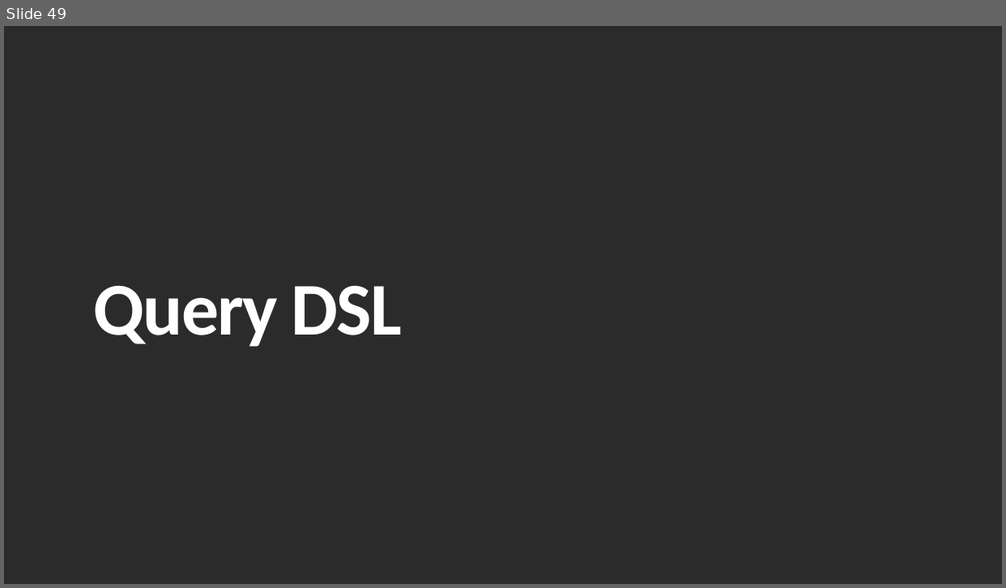
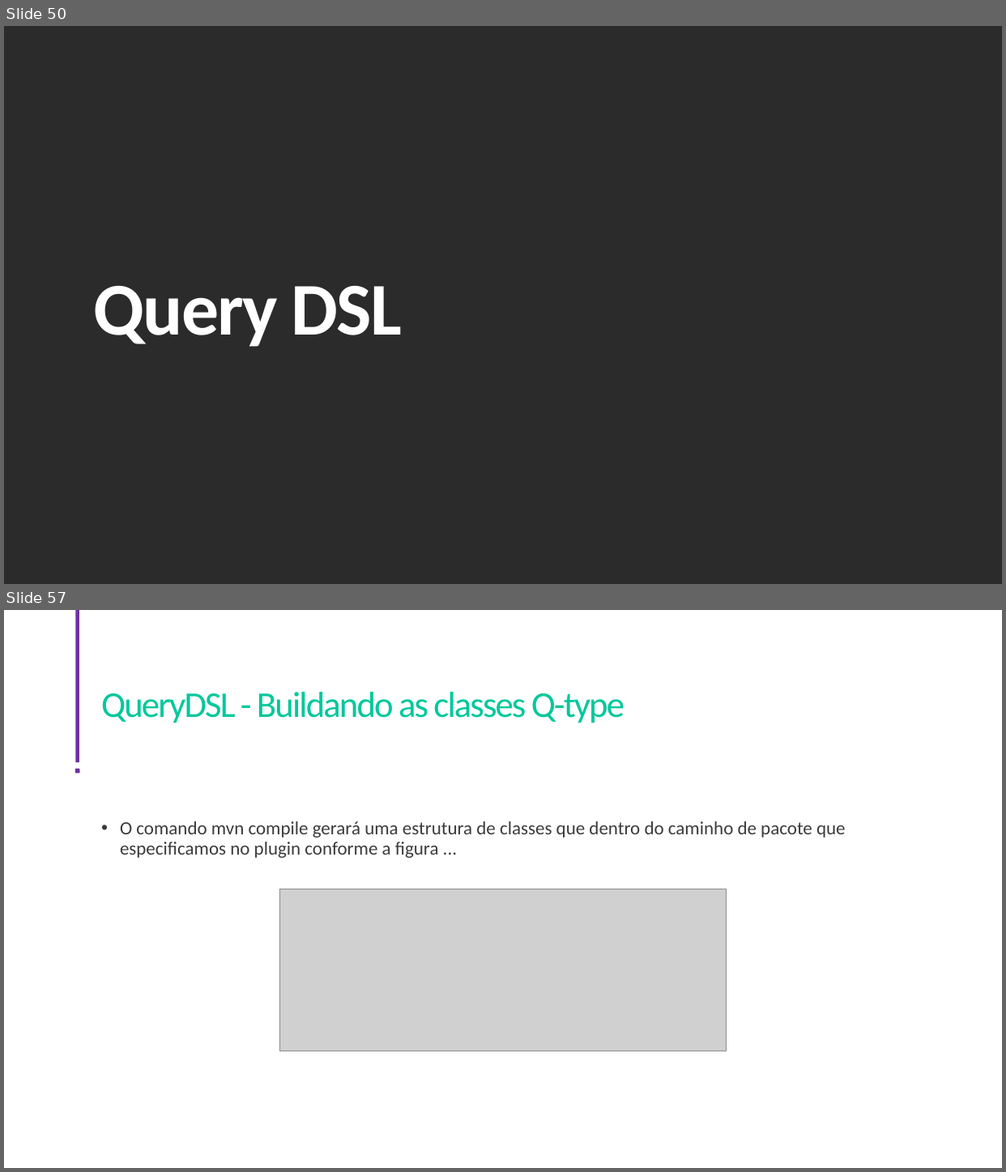
Before and after one commit to Arthur-Net0/godev-acampar-backend, a slide deck: Apresentação.pptx. Shown one above the other, each under a label of ours: slide 49 before the commit, slides 50 and 57 after it; the slides between them are not shown. The pictures are 1006x588 and 1006x1172 pixels, drawn with LibreOffice and Linux fonts; fonts in the diff are those of the drawing; grey boxes stand for pictures; background and template pictures are left out; a plain dark background stands for a picture behind light text. Boxes give left, top, right and bottom in pixels: in the first picture for what was removed or moved away, otherwise in the second. Text is boxed around its words. In the diff, an @@ line names an element or a change of style, - is before the commit and + after.

Commit message:
QueryDSL

```diff
--- a/Apresentação.pptx
+++ b/Apresentação.pptx
@@ slide 57 added at <box>4,610,1002,1168</box>, background picture (left out) @@
@@ rectangle added at <box>75,610,79,762</box>, fill #7030A0 @@
@@ title added at <box>101,692,624,723</box>, 35 pt, text #00C89B @@
+QueryDSL - Buildando as classes Q-type
@@ rounded rectangle added at <box>75,768,80,773</box>, fill #7030A0 @@
@@ text added at <box>120,821,846,858</box>, 18 pt, text #3C3C3C @@
+• O comando mvn compile gerará uma estrutura de classes que dentro do caminho de pacote que especificamos no plugin conforme a figura ...
@@ picture added at <box>279,889,726,1051</box> @@
@@ what was slide 49 is now slide 50 @@
```
Also in this commit, not shown: 1 slide changed, 13 other slides added, 4 slides removed, 5 other files.
